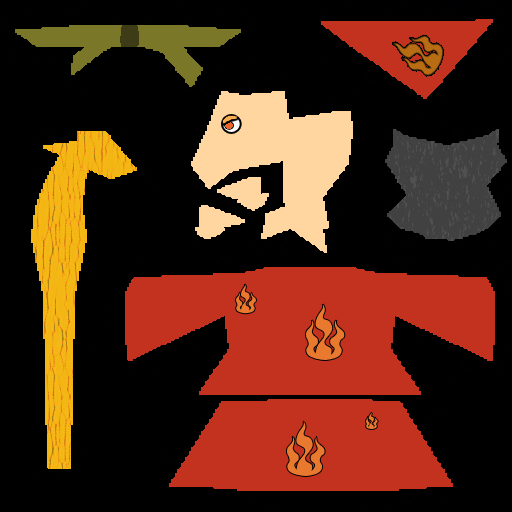
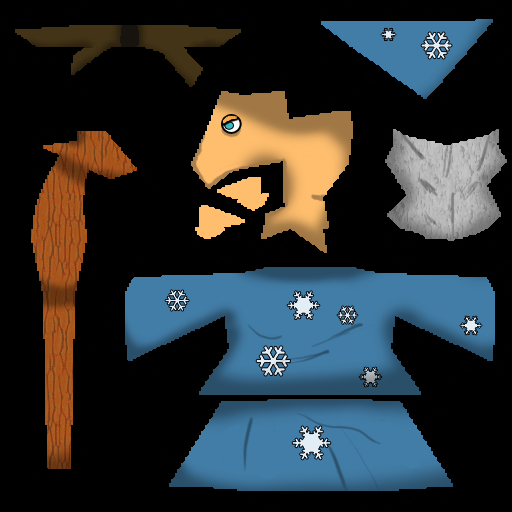
Layers edited between the first and the second 512x512 image:
added layer "Ambient" above "Mage Fire" over left=15, top=19, right=507, bottom=491
hid group "Mage Fire" (12 layers) over left=15, top=19, right=507, bottom=491
showed group "Mage Frost" (12 layers) over left=15, top=19, right=507, bottom=491
